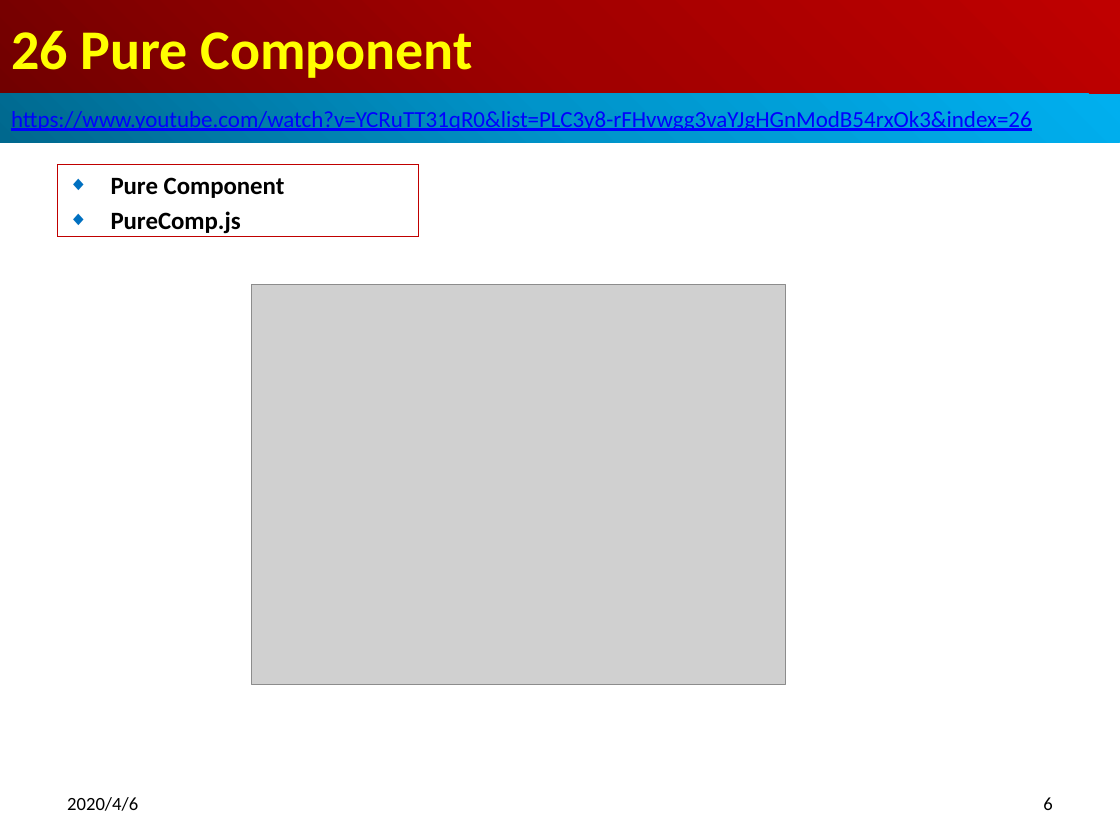
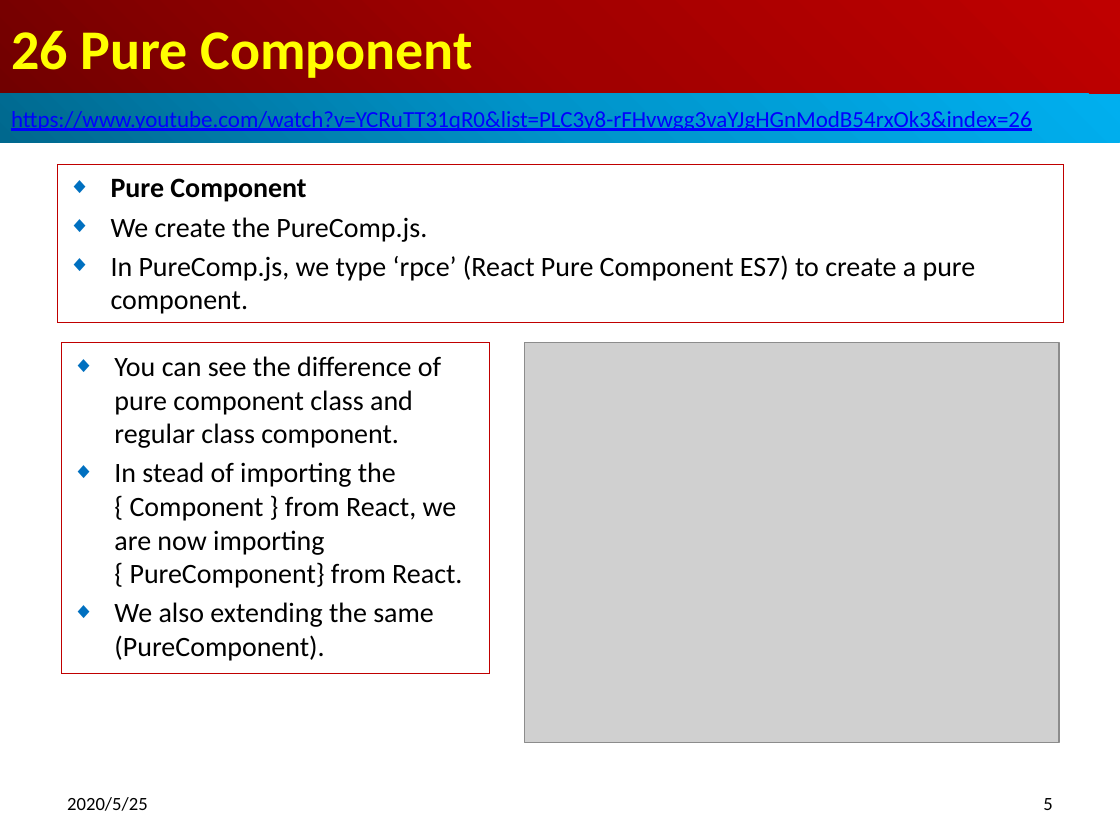
Before and after one commit to peterhchen/800-React-Hook, a slide deck: slide 5 of 26_PureComp.pptx (slide 6 before the commit). Drawn at 1120x840 pixels with LibreOffice and Linux fonts; fonts in the diff are those of the drawing; grey boxes stand for pictures. Boxes give left, top, right and bottom in pixels: in the first picture for what was removed or moved away, otherwise in the second. Text is boxed around its words. In the diff, an @@ line names an element or a change of style, - is before the commit and + after.

Commit message:
Pure Component
What is pure component?
In regular component class, it extends the comopont class.
In pure component class, it extends the pure component class.
The pure compnent class, it performs the shallow comparison in primitive and complex object (e.g., dictionary).
If there is nothing change, the shouldComponentUpdate perform the shallow comparison (true/false).
If the shouldComponentUpdate return true, the UI will be re-rendered.
If the shouldComponentUpdate return false, the UI will not be re-rendered.

```diff
--- a/26_PureComp.pptx
+++ b/26_PureComp.pptx
@@ subtitle "Pure Component" resized from (x1=57, y1=165, x2=419, y2=237) to (x1=57, y1=165, x2=1064, y2=324) @@
@@ subtitle at (x1=111, y1=178, x2=306, y2=202): size 16 to 18 pt in "Pure Component" @@
@@ subtitle at (x1=111, y1=217, x2=976, y2=314): text changed; size 16 to 18 pt; bold off @@
-◆ PureComp.js
+◆ We create the PureComp.js.
+◆ In PureComp.js, we type ‘rpce’ (React Pure Component ES7) to create a pure component.
@@ rectangle added at (x1=62, y1=343, x2=489, y2=674), outline #C00000 0.75 pt, 18 pt, text #000000 @@
+◆ You can see the difference of pure component class and regular class component.
+◆ In stead of importing the { Component } from React, we are now importing { PureComponent} from React.
+◆ We also extending the same (PureComponent).
@@ picture moved from (x1=251, y1=284, x2=785, y2=684) to (x1=524, y1=343, x2=1058, y2=743) @@
@@ text at (x1=67, y1=797, x2=148, y2=811): text changed @@
-2020/4/6
+2020/5/25
@@ page number at (x1=1043, y1=798, x2=1052, y2=810): text changed @@
-6
+5
```
Also in this commit, not shown: 13 other slides changed, 16 slides added, 1 other file.
